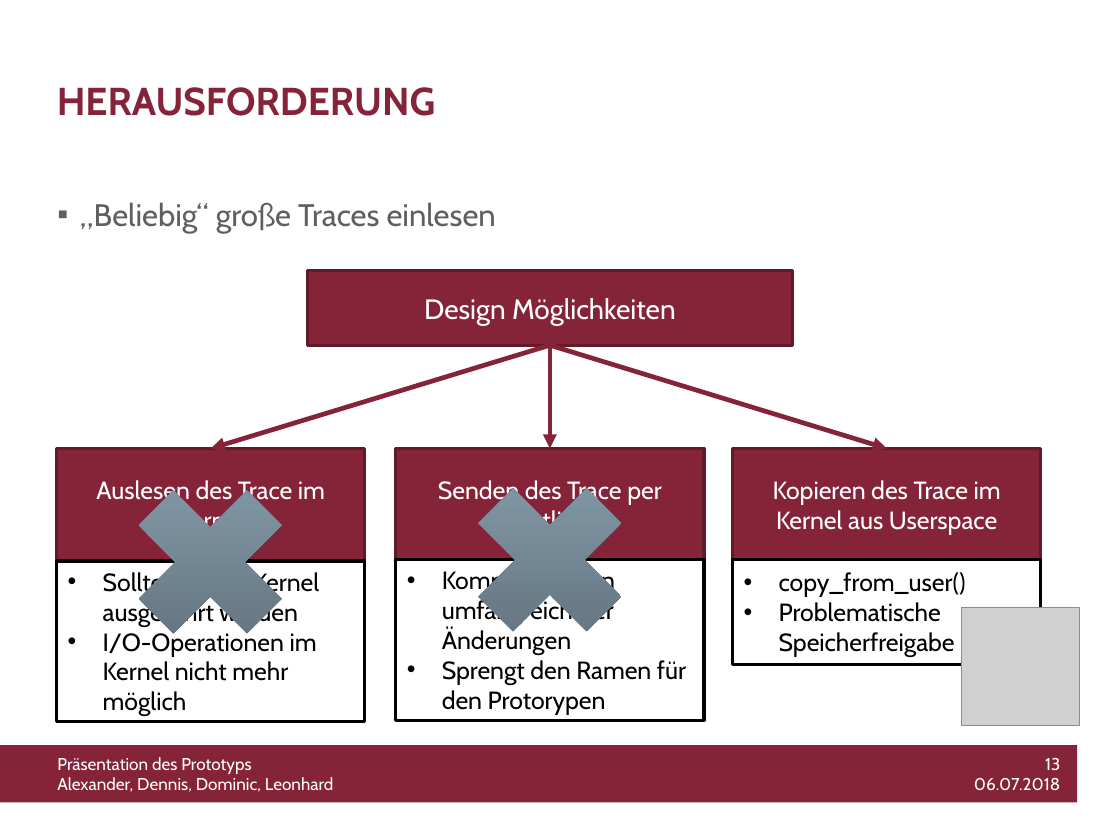
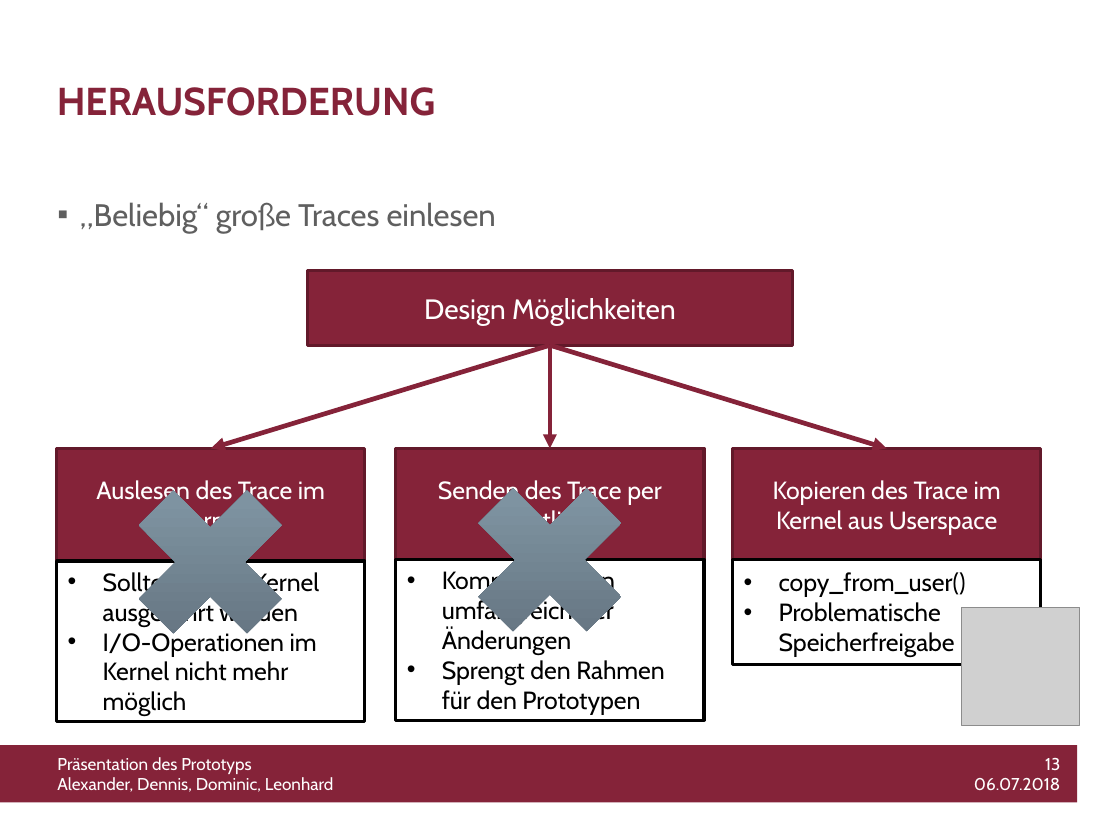
Before and after one commit to WiLEProjekt/Prototyp, a slide deck: slide 13 of Prototyp_Präsentation.pptx. Drawn at 1120x840 pixels with LibreOffice and Linux fonts; fonts in the diff are those of the drawing; grey boxes stand for pictures; background and template pictures are left out. Boxes give left, top, right and bottom in pixels: in the first picture for what was removed or moved away, otherwise in the second. Text is boxed around its words. In the diff, an @@ line names an element or a change of style, - is before the commit and + after.

Commit message:
small fix

```diff
--- a/Prototyp_Präsentation.pptx
+++ b/Prototyp_Präsentation.pptx
@@ text in rectangle at [442, 660, 665, 714]: text changed @@
-• Sprengt den Ramen für den Protorypen
+• Sprengt den Rahmen für den Prototypen
```
